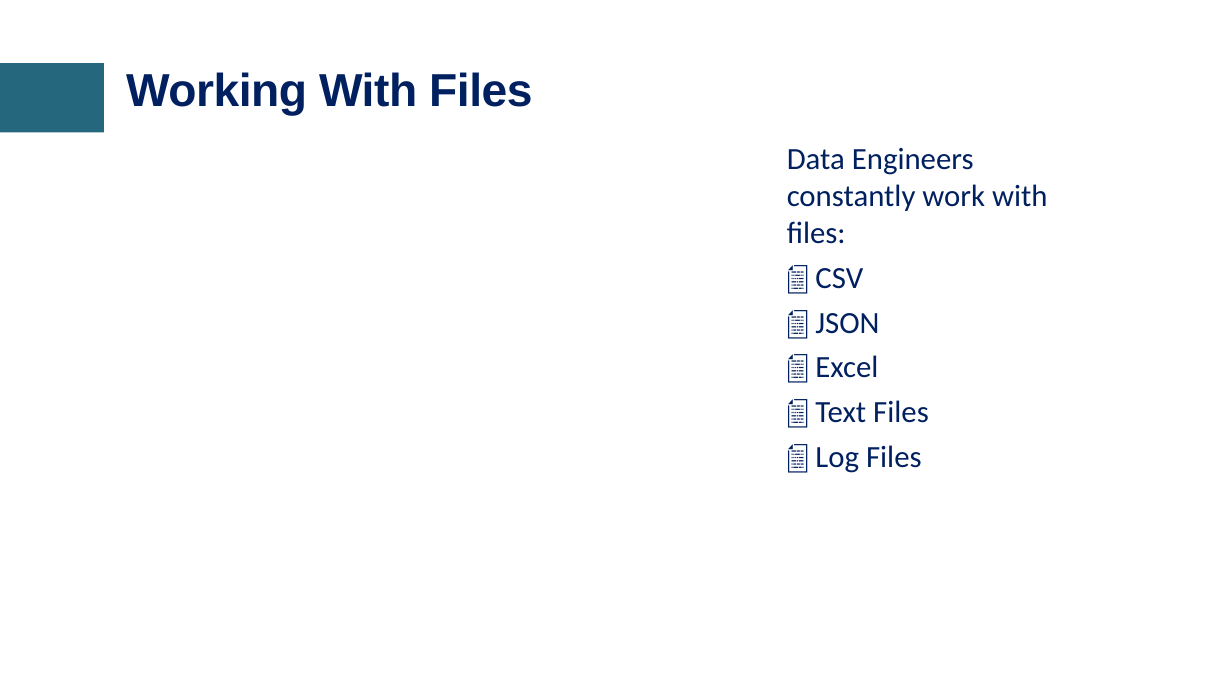
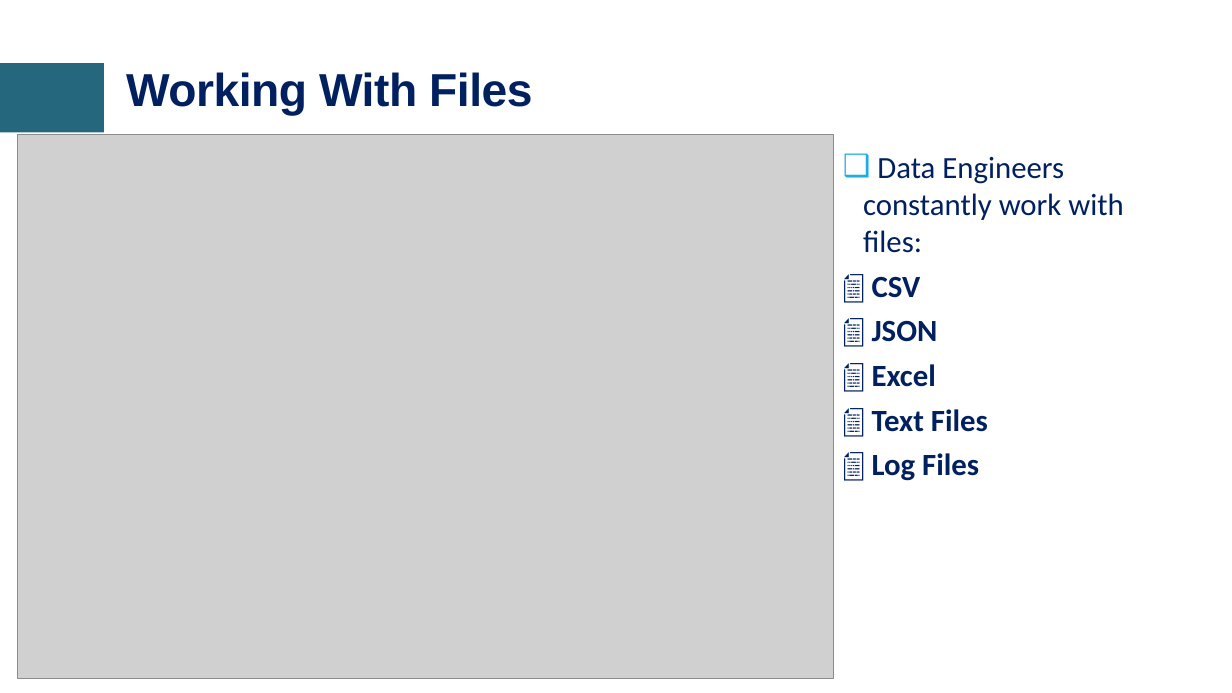
Before and after one commit to craftmulesoft/DataEngineering, a slide deck: slide 13 of Module 1 - Data Engineering Fundamentals & Python/Python - For Data Engineers.pptx (slide 12 before the commit). Drawn at 1232x693 pixels with LibreOffice and Linux fonts; fonts in the diff are those of the drawing; grey boxes stand for pictures; background and template pictures are left out. Boxes give left, top, right and bottom in pixels: in the first picture for what was removed or moved away, otherwise in the second. Text is boxed around its words. In the diff, an @@ line names an element or a change of style, - is before the commit and + after.

Commit message:
Data Engineering Accelerated

```diff
--- a/Module 1 - Data Engineering Fundamentals & Python/Python - For Data Engineers.pptx
+++ b/Module 1 - Data Engineering Fundamentals & Python/Python - For Data Engineers.pptx
@@ picture added at (18, 135, 834, 679) @@
@@ text "Data Engineers constantly work with ...": place and size @@
-text "Data Engineers constantly work with ..." at (787, 148, 1048, 473)
+text "Data Engineers constantly work with ..." at (863, 157, 1124, 481)
@@ text "Data Engineers constantly work with ..." at (863, 157, 1124, 481): bold on in "📄 CSV", "📄 JSON", "📄 Excel", "📄 Text Files" and 1 more places; bullet none to ❑ @@
```
Also in this commit, not shown: 2 slides added, 3 other files.
